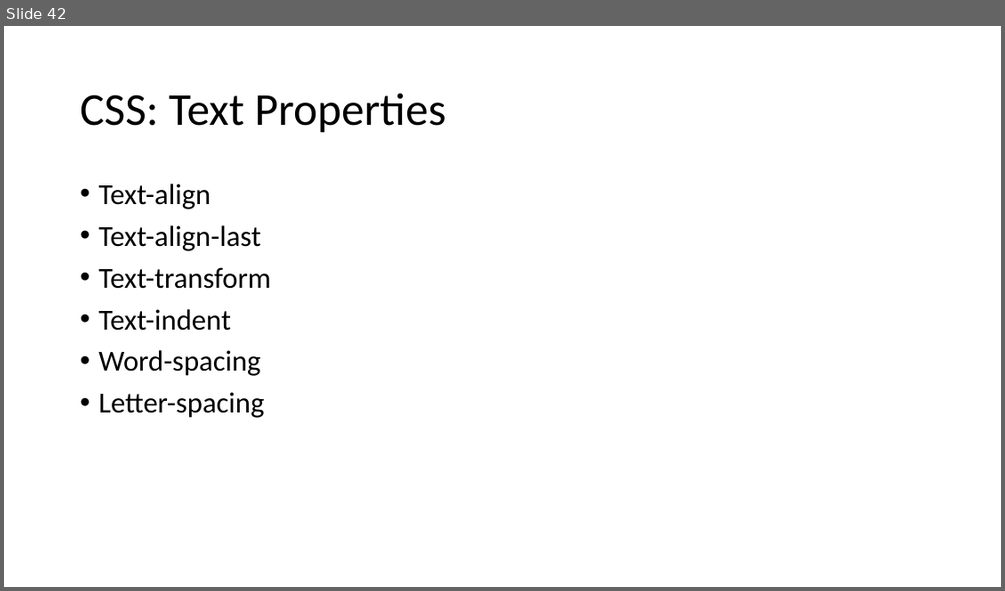
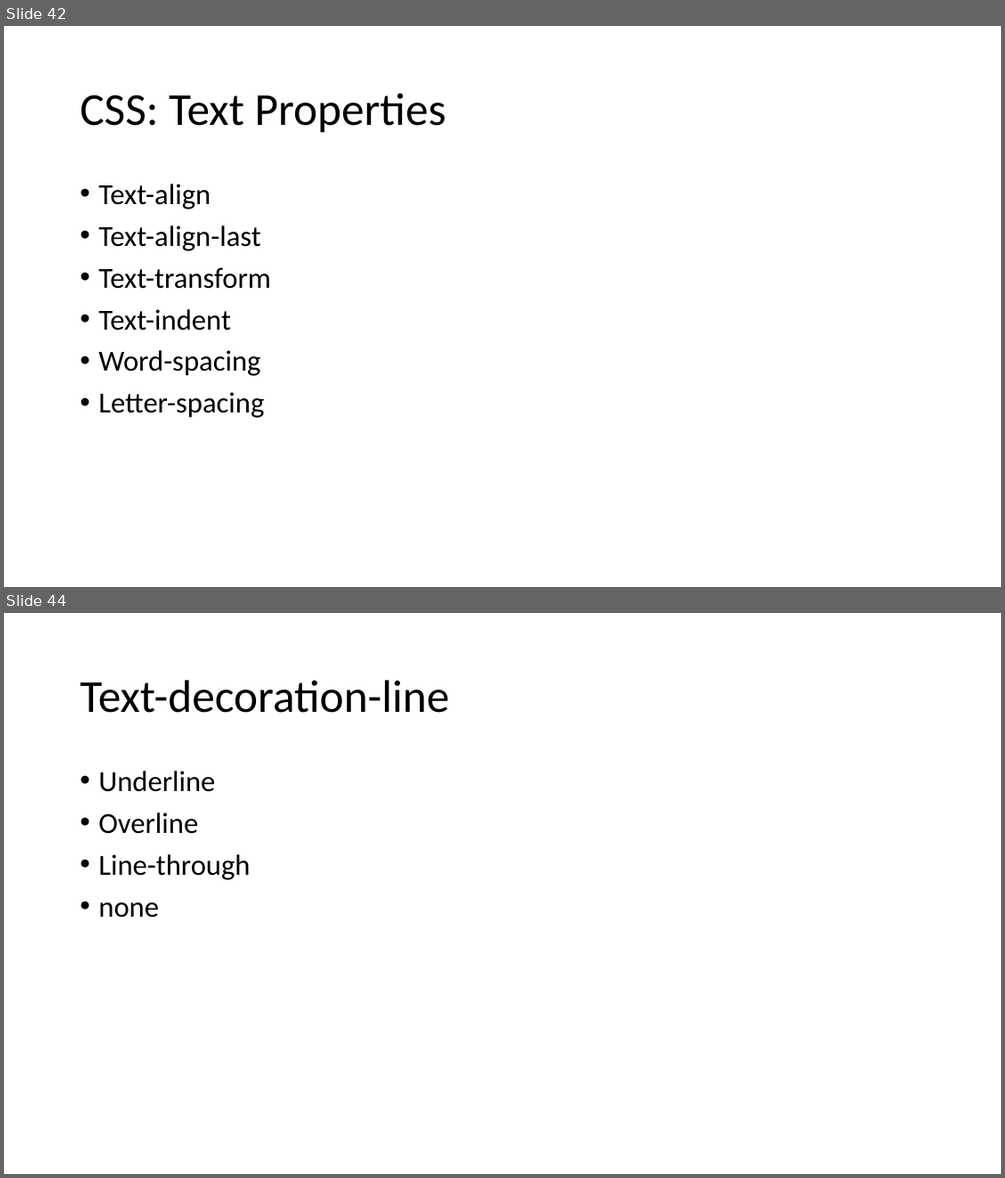
Before and after one commit to PiyushChaturvedii/Batch04, a slide deck: CSS.pptx. Shown one above the other, each under a label of ours: slide 42 before the commit, slides 42 and 44 after it; the slides between them are not shown. The pictures are 1005x591 and 1005x1178 pixels, drawn with LibreOffice and Linux fonts; fonts in the diff are those of the drawing. Boxes give left, top, right and bottom in pixels: in the first picture for what was removed or moved away, otherwise in the second. Text is boxed around its words. In the diff, an @@ line names an element or a change of style, - is before the commit and + after.

```diff
--- a/CSS.pptx
+++ b/CSS.pptx
@@ slide 44 added at (4,613,1001,1174), background #FFFFFF @@
@@ title added at (80,680,449,713), 44 pt, text #000000 @@
+Text-decoration-line
@@ text added at (98,771,250,917), 28 pt, text #000000 @@
+• Underline
+• Overline
+• Line-through
+• none
```
Also in this commit, not shown: 9 other slides added, 4 other files.
